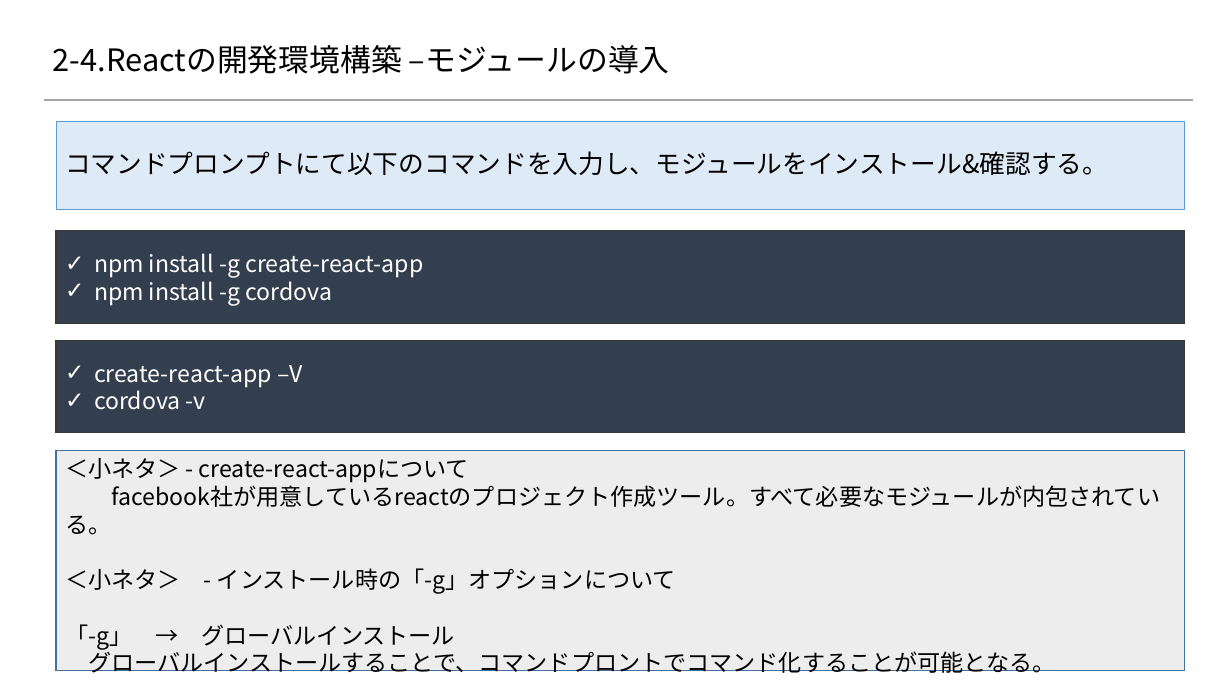
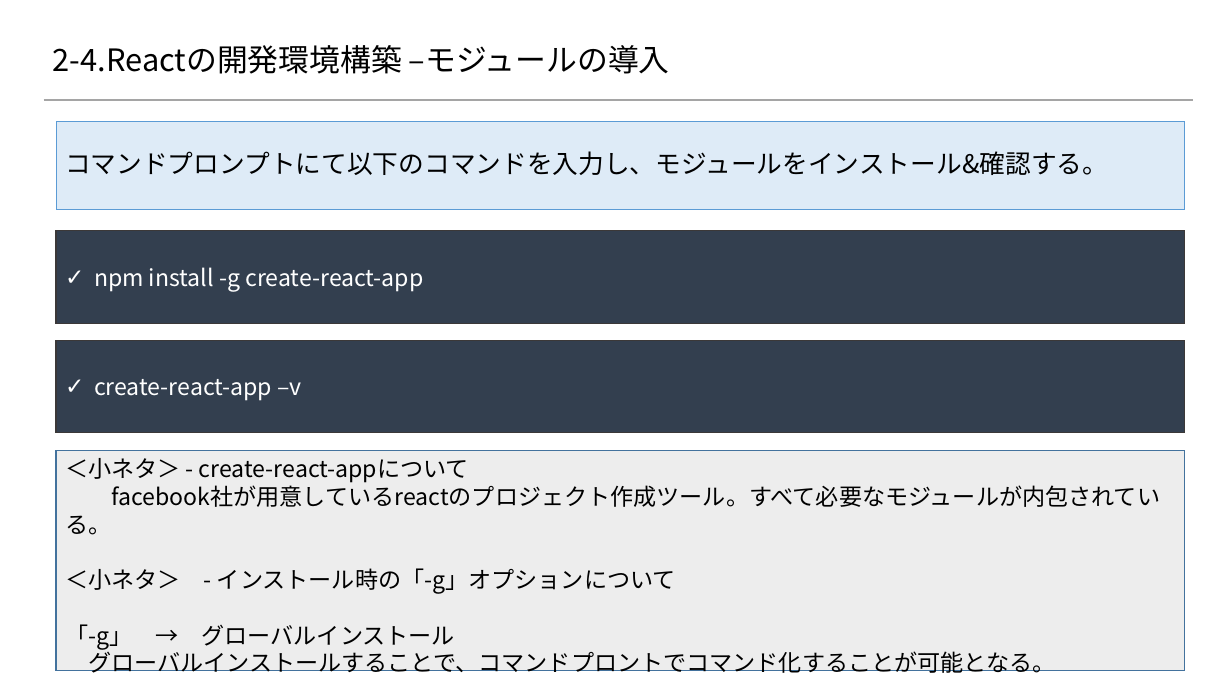
Before and after one commit to 2018SYSTEMI34/diary, a slide deck: slide 4 of doc/02_SlideShare/01.ネタ/２_Reactの基礎/2-4_React開発環境構築手順.pptx. Drawn at 1232x693 pixels with LibreOffice and Linux fonts; fonts in the diff are those of the drawing; background and template pictures are left out. Boxes give left, top, right and bottom in pixels: in the first picture for what was removed or moved away, otherwise in the second. Text is boxed around its words. In the diff, an @@ line names an element or a change of style, - is before the commit and + after.

Commit message:
開発環境構築手順修正

```diff
--- a/doc/02_SlideShare/01.ネタ/２_Reactの基礎/2-4_React開発環境構築手順.pptx
+++ b/doc/02_SlideShare/01.ネタ/２_Reactの基礎/2-4_React開発環境構築手順.pptx
@@ text in rectangle at bbox=[94, 276, 332, 305]: paragraph removed @@
-✓ npm install -g cordova
@@ text in rectangle at bbox=[94, 379, 302, 401]: text changed @@
-✓ create-react-app –V
-✓ cordova -v
+✓ create-react-app –v
```
Also in this commit, not shown: 1 other slide changed, 6 slides removed.
